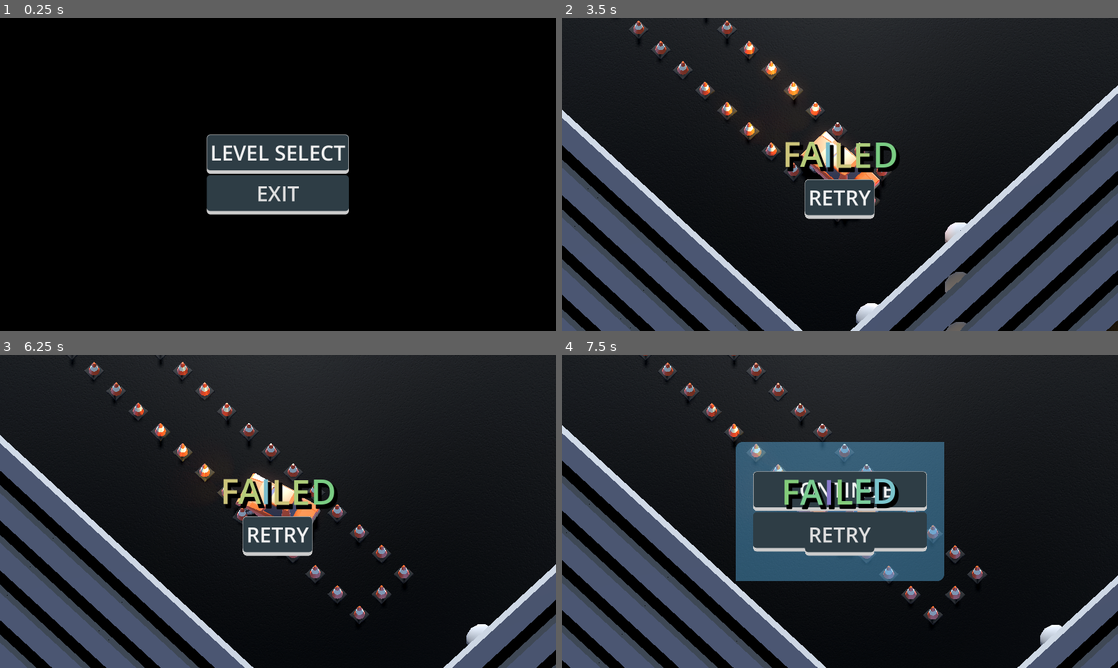
Above: before the commit, frames 1-4 (two rows, left to right).
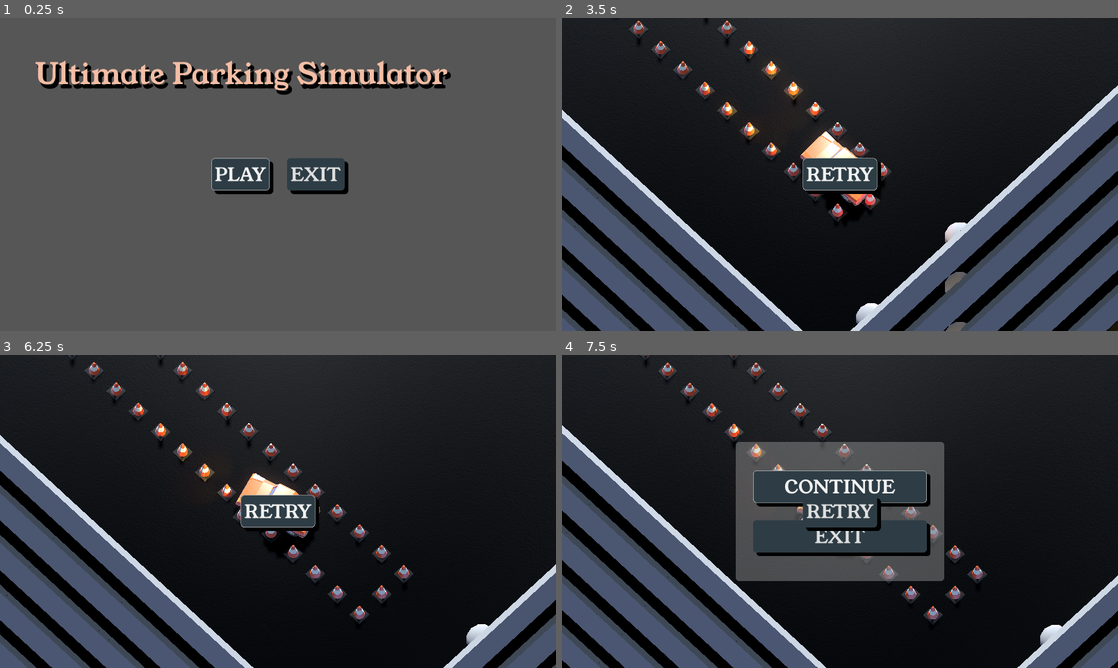
Above: after the commit, the same moments.

Repository: TomMurray/ValetV2
Game: Godot game, scene res://scenes/ui/main_menu.tscn
The game is run twice, just before and just after one commit, with the same random seed, the same clock (stepped at 60 frames per second) and the same inputs.
Inputs:
- Up to frame 1 (0.25 s): no input
- Up to frame 2 (3.5 s): click "LEVEL SELECT" (after the commit: "PLAY") at 0.5 s; click "1" at 1.25 s; tap Enter at 2 s; hold Right (steer_right) 2.03-2.78 s; tap R (restart) at 2.75 s; hold Down (brake_reverse) from 2.78 s (still down)
- Up to frame 3 (6.25 s): release Down (brake_reverse) at 3.5 s; click "RETRY" at 3.5 s; tap R (restart) at 4.25, 5 s; hold Right (steer_right) 4.28-5.03 s; hold Up (accelerate) 5.03-5.78 s; hold Left (steer_left) from 5.78 s (still down)
- Up to frame 4 (7.5 s): tap Escape (ui_cancel) at 6.4 s; release Left (steer_left) at 6.5 s; click "CONTINUE" at 6.5 s; click "CONTINUE" at 7.25 s

The runs differ from the first frame. In frame 1, 97% of the frame differs, in the area x 0-100%, y 0-100%; in frame 2, 3.0%; in frame 3, 3.0%; in frame 4, 12%.

Commit message:
Save some attempts to juice up the UI

Diff:
--- /dev/null
+++ b/scenes/ui/blur.tscn
@@ -0,0 +1,15 @@
+[gd_scene load_steps=3 format=3 uid="uid://dp7176mqf5mco"]
+
+[ext_resource type="Shader" path="res://shaders/blur.gdshader" id="1_4s1s3"]
+
+[sub_resource type="ShaderMaterial" id="ShaderMaterial_bmvc7"]
+shader = ExtResource("1_4s1s3")
+shader_parameter/lod = 2.976
+
+[node name="blur" type="ColorRect"]
+material = SubResource("ShaderMaterial_bmvc7")
+anchors_preset = 15
+anchor_right = 1.0
+anchor_bottom = 1.0
+grow_horizontal = 2
+grow_vertical = 2
--- a/scenes/ui/end_game_panel.tscn
+++ b/scenes/ui/end_game_panel.tscn
@@ -1,17 +1,9 @@
-[gd_scene load_steps=6 format=3 uid="uid://bdm7x5kots6yv"]
+[gd_scene load_steps=5 format=3 uid="uid://bdm7x5kots6yv"]
 
 [ext_resource type="Theme" uid="uid://dpqnmj3en2tdc" path="res://themes/in_game_overlay.tres" id="1_xgatg"]
 [ext_resource type="Script" path="res://scripts/ui/end_game_panel.gd" id="2_2bskh"]
 [ext_resource type="Script" path="res://scripts/ui/next_level_button.gd" id="3_ydlp1"]
 [ext_resource type="Script" path="res://scripts/ui/retry_level_button.gd" id="4_puvqx"]
-
-[sub_resource type="GDScript" id="GDScript_gs6a6"]
-script/source = "extends RichTextLabel
-
-func _on_level_logic_complete(success : bool):
-	if success:
-		show()
-"
 
 [node name="end_game_panel" type="CenterContainer"]
 visible = false
@@ -25,35 +17,6 @@
 
 [node name="list" type="VBoxContainer" parent="."]
 layout_mode = 2
-
-[node name="outcome_container" type="CenterContainer" parent="list"]
-layout_mode = 2
-
-[node name="success_text" type="RichTextLabel" parent="list/outcome_container"]
-unique_name_in_owner = true
-visible = false
-clip_contents = false
-layout_mode = 2
-theme = ExtResource("1_xgatg")
-bbcode_enabled = true
-text = "[rainbow sat=0.4][tornado radius=2.0 freq=15 connected=1]GENIUS[/tornado][/rainbow]"
-fit_content = true
-scroll_active = false
-autowrap_mode = 0
-script = SubResource("GDScript_gs6a6")
-
-[node name="failure_text" type="RichTextLabel" parent="list/outcome_container"]
-unique_name_in_owner = true
-visible = false
-clip_contents = false
-layout_mode = 2
-theme = ExtResource("1_xgatg")
-bbcode_enabled = true
-text = "[rainbow sat=0.4][tornado radius=2.0 freq=15 connected=1]FAILED[/tornado][/rainbow]"
-fit_content = true
-scroll_active = false
-autowrap_mode = 0
-script = SubResource("GDScript_gs6a6")
 
 [node name="to_next_level_container" type="CenterContainer" parent="list"]
 layout_mode = 2
--- a/scenes/ui/main_menu.tscn
+++ b/scenes/ui/main_menu.tscn
@@ -1,10 +1,11 @@
-[gd_scene load_steps=8 format=3 uid="uid://dwcirsvne3wr4"]
+[gd_scene load_steps=9 format=3 uid="uid://dwcirsvne3wr4"]
 
 [ext_resource type="Script" path="res://scripts/ui/main_menu.gd" id="1_8w4p6"]
 [ext_resource type="Theme" uid="uid://dpqnmj3en2tdc" path="res://themes/in_game_overlay.tres" id="1_m8ha8"]
 [ext_resource type="PackedScene" uid="uid://dcpqbah1so4vd" path="res://scenes/ui/follow_link_button.tscn" id="2_eyd24"]
 [ext_resource type="Script" path="res://scripts/resources/link.gd" id="3_xbjlo"]
 [ext_resource type="Script" path="res://scripts/components/link_tree_node.gd" id="5_mteg7"]
+[ext_resource type="Theme" uid="uid://2rgbq1dhak2" path="res://themes/main_title.tres" id="6_20bvr"]
 
 [sub_resource type="Resource" id="Resource_6rr3b"]
 script = ExtResource("3_xbjlo")
@@ -26,7 +27,7 @@
 grow_vertical = 2
 theme = ExtResource("1_m8ha8")
 script = ExtResource("1_8w4p6")
-control_to_focus = NodePath("CenterContainer/VBoxContainer/follow_link_button")
+control_to_focus = NodePath("CenterContainer/HBoxContainer/follow_link_button")
 
 [node name="ColorRect" type="ColorRect" parent="."]
 layout_mode = 1
@@ -36,7 +37,34 @@
 grow_horizontal = 2
 grow_vertical = 2
 theme = ExtResource("1_m8ha8")
-color = Color(0, 0, 0, 1)
+color = Color(0.337255, 0.337255, 0.337255, 1)
+
+[node name="Control" type="Control" parent="."]
+layout_mode = 1
+anchors_preset = 15
+anchor_right = 1.0
+anchor_bottom = 1.0
+grow_horizontal = 2
+grow_vertical = 2
+
+[node name="MarginContainer" type="MarginContainer" parent="Control"]
+layout_mode = 1
+anchors_preset = 15
+anchor_right = 1.0
+anchor_bottom = 1.0
+grow_horizontal = 2
+grow_vertical = 2
+theme_override_constants/margin_left = 100
+theme_override_constants/margin_top = 100
+theme_override_constants/margin_right = 100
+theme_override_constants/margin_bottom = 100
+
+[node name="RichTextLabel" type="RichTextLabel" parent="Control/MarginContainer"]
+layout_mode = 2
+theme = ExtResource("6_20bvr")
+bbcode_enabled = true
+text = "Ultimate Parking Simulator"
+fit_content = true
 
 [node name="CenterContainer" type="CenterContainer" parent="."]
 layout_mode = 1
@@ -46,18 +74,19 @@
 grow_horizontal = 2
 grow_vertical = 2
 
-[node name="VBoxContainer" type="VBoxContainer" parent="CenterContainer"]
+[node name="HBoxContainer" type="HBoxContainer" parent="CenterContainer"]
 layout_mode = 2
+theme_override_constants/separation = 50
 alignment = 1
 
-[node name="follow_link_button" parent="CenterContainer/VBoxContainer" node_paths=PackedStringArray("link_tree_node") instance=ExtResource("2_eyd24")]
+[node name="follow_link_button" parent="CenterContainer/HBoxContainer" node_paths=PackedStringArray("link_tree_node") instance=ExtResource("2_eyd24")]
 unique_name_in_owner = true
 layout_mode = 2
-text = "LEVEL SELECT"
+text = "PLAY"
 link_tree_node = NodePath("../../../LinkTreeNode")
 link = SubResource("Resource_6rr3b")
 
-[node name="exit_button" type="Button" parent="CenterContainer/VBoxContainer"]
+[node name="exit_button" type="Button" parent="CenterContainer/HBoxContainer"]
 layout_mode = 2
 text = "EXIT"
 script = SubResource("GDScript_lnjog")
@@ -66,4 +95,4 @@
 script = ExtResource("5_mteg7")
 scene_node_reference = NodePath("..")
 
-[connection signal="pressed" from="CenterContainer/VBoxContainer/exit_button" to="CenterContainer/VBoxContainer/exit_button" method="quit"]
+[connection signal="pressed" from="CenterContainer/HBoxContainer/exit_button" to="CenterContainer/HBoxContainer/exit_button" method="quit"]
--- a/scenes/ui/pause_screen.tscn
+++ b/scenes/ui/pause_screen.tscn
@@ -41,6 +41,7 @@
 
 [node name="VBoxContainer" type="VBoxContainer" parent="CenterContainer/Panel/MarginContainer"]
 layout_mode = 2
+theme_override_constants/separation = 50
 alignment = 1
 
 [node name="continue_button" type="Button" parent="CenterContainer/Panel/MarginContainer/VBoxContainer"]
--- a/scenes/world1/level1.tscn
+++ b/scenes/world1/level1.tscn
@@ -18,13 +18,13 @@
 
 [node name="level" type="Node3D"]
 
-[node name="world_environment" parent="." instance=ExtResource("1_qexq8")]
-
 [node name="ui" type="CanvasLayer" parent="."]
 
 [node name="hud" parent="ui" node_paths=PackedStringArray("link_tree_node", "level_logic") instance=ExtResource("2_n5kg3")]
 link_tree_node = NodePath("../../link_tree_node")
 level_logic = NodePath("../../level_logic")
+
+[node name="world_environment" parent="." instance=ExtResource("1_qexq8")]
 
 [node name="level_logic" type="Node" parent="."]
 script = ExtResource("3_lukfl")
--- a/scripts/ui/end_game_panel.gd
+++ b/scripts/ui/end_game_panel.gd
@@ -35,12 +35,12 @@
 func _on_level_logic_complete(success):
 	# Configure some elements to show or not depending on the outcome
 	if success:
-		for c in [%success_text, next_level_button]:
+		for c in [next_level_button]:
 			c.show()
 		next_level_button.update_disabled_status()
 		next_level_button.grab_focus()
 	else:
-		for c in [%failure_text, retry_level_button]:
+		for c in [retry_level_button]:
 			c.show()
 		retry_level_button.update_disabled_status()
 		retry_level_button.grab_focus()
--- /dev/null
+++ b/shaders/blur.gdshader
@@ -0,0 +1,9 @@
+shader_type canvas_item;
+
+uniform float lod : hint_range(0.0, 5.0) = 0.0;
+uniform sampler2D screen_texture : hint_screen_texture, repeat_disable, filter_linear_mipmap;
+
+void fragment() {
+	// Called for every pixel the material is visible on.
+	COLOR = textureLod(screen_texture, SCREEN_UV, lod);
+}
--- a/themes/in_game_overlay.tres
+++ b/themes/in_game_overlay.tres
@@ -1,4 +1,6 @@
-[gd_resource type="Theme" load_steps=7 format=3 uid="uid://dpqnmj3en2tdc"]
+[gd_resource type="Theme" load_steps=8 format=3 uid="uid://dpqnmj3en2tdc"]
+
+[ext_resource type="FontFile" uid="uid://c2ygcp28w81te" path="res://assets/fonts/YoungSerif-Regular.otf" id="1_40iyw"]
 
 [sub_resource type="StyleBoxFlat" id="StyleBoxFlat_apjw1"]
 content_margin_left = 10.0
@@ -35,55 +37,63 @@
 content_margin_left = 10.0
 content_margin_top = 10.0
 content_margin_right = 10.0
-content_margin_bottom = 20.0
+content_margin_bottom = 10.0
 bg_color = Color(0.360784, 0.454902, 0.505882, 1)
-border_width_bottom = 10
 corner_radius_top_left = 10
 corner_radius_top_right = 10
 corner_radius_bottom_right = 10
 corner_radius_bottom_left = 10
-shadow_offset = Vector2(1.94, 0)
+shadow_color = Color(0, 0, 0, 1)
+shadow_size = 1
+shadow_offset = Vector2(10, 10)
 
 [sub_resource type="StyleBoxFlat" id="StyleBoxFlat_2xyc2"]
 content_margin_left = 10.0
 content_margin_top = 10.0
 content_margin_right = 10.0
-content_margin_bottom = 20.0
+content_margin_bottom = 10.0
 bg_color = Color(0.180392, 0.239216, 0.270588, 1)
-border_width_bottom = 10
 corner_radius_top_left = 10
 corner_radius_top_right = 10
 corner_radius_bottom_right = 10
 corner_radius_bottom_left = 10
-shadow_offset = Vector2(1.94, 0)
+shadow_color = Color(0, 0, 0, 1)
+shadow_size = 1
+shadow_offset = Vector2(10, 10)
 
 [sub_resource type="StyleBoxFlat" id="StyleBoxFlat_4ksqs"]
 content_margin_left = 10.0
 content_margin_top = 10.0
 content_margin_right = 10.0
-content_margin_bottom = 15.0
+content_margin_bottom = 10.0
 bg_color = Color(0.72549, 0.796078, 0.839216, 1)
-border_width_bottom = 5
+corner_radius_top_left = 10
+corner_radius_top_right = 10
+corner_radius_bottom_right = 10
+corner_radius_bottom_left = 10
+shadow_color = Color(0, 0, 0, 1)
+shadow_size = 1
+shadow_offset = Vector2(10, 10)
+
+[sub_resource type="StyleBoxFlat" id="StyleBoxFlat_aq43m"]
+bg_color = Color(0.658824, 0.658824, 0.658824, 0.407843)
 corner_radius_top_left = 10
 corner_radius_top_right = 10
 corner_radius_bottom_right = 10
 corner_radius_bottom_left = 10
 
-[sub_resource type="StyleBoxFlat" id="StyleBoxFlat_yf08a"]
-bg_color = Color(0.380392, 0.760784, 0.988235, 0.4)
-corner_radius_top_left = 20
-corner_radius_bottom_right = 20
-
 [resource]
 Button/font_sizes/font_size = 60
+Button/fonts/font = ExtResource("1_40iyw")
 Button/styles/disabled = SubResource("StyleBoxFlat_apjw1")
 Button/styles/focus = SubResource("StyleBoxFlat_n1lbv")
 Button/styles/hover = SubResource("StyleBoxFlat_dl1dp")
 Button/styles/normal = SubResource("StyleBoxFlat_2xyc2")
 Button/styles/pressed = SubResource("StyleBoxFlat_4ksqs")
-Panel/styles/panel = SubResource("StyleBoxFlat_yf08a")
+Panel/styles/panel = SubResource("StyleBoxFlat_aq43m")
 RichTextLabel/colors/font_shadow_color = Color(0, 0, 0, 1)
 RichTextLabel/constants/shadow_offset_x = 8
 RichTextLabel/constants/shadow_offset_y = 10
 RichTextLabel/constants/shadow_outline_size = 10
 RichTextLabel/font_sizes/normal_font_size = 100
+RichTextLabel/fonts/normal_font = ExtResource("1_40iyw")
--- /dev/null
+++ b/themes/main_title.tres
@@ -0,0 +1,8 @@
+[gd_resource type="Theme" load_steps=2 format=3 uid="uid://2rgbq1dhak2"]
+
+[ext_resource type="FontFile" uid="uid://c2ygcp28w81te" path="res://assets/fonts/YoungSerif-Regular.otf" id="1_qb3iw"]
+
+[resource]
+RichTextLabel/colors/default_color = Color(0.952941, 0.745098, 0.647059, 1)
+RichTextLabel/font_sizes/normal_font_size = 96
+RichTextLabel/fonts/normal_font = ExtResource("1_qb3iw")
Binary file added: assets/fonts/YoungSerif-Regular.otf
Not shown, added: assets/fonts/YoungSerif-Regular.otf.import
